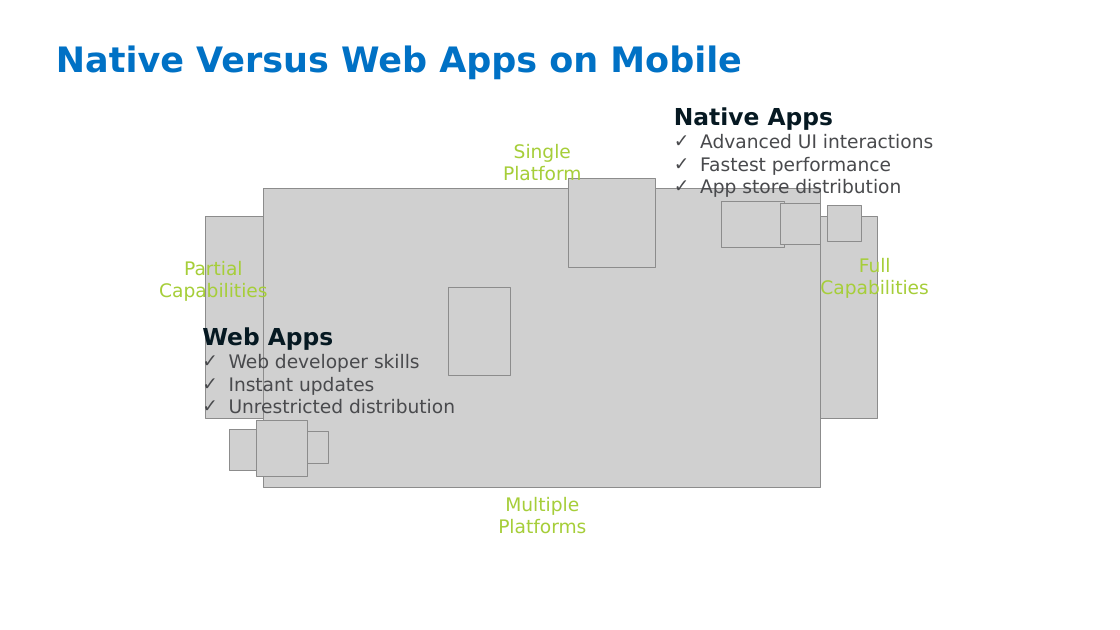
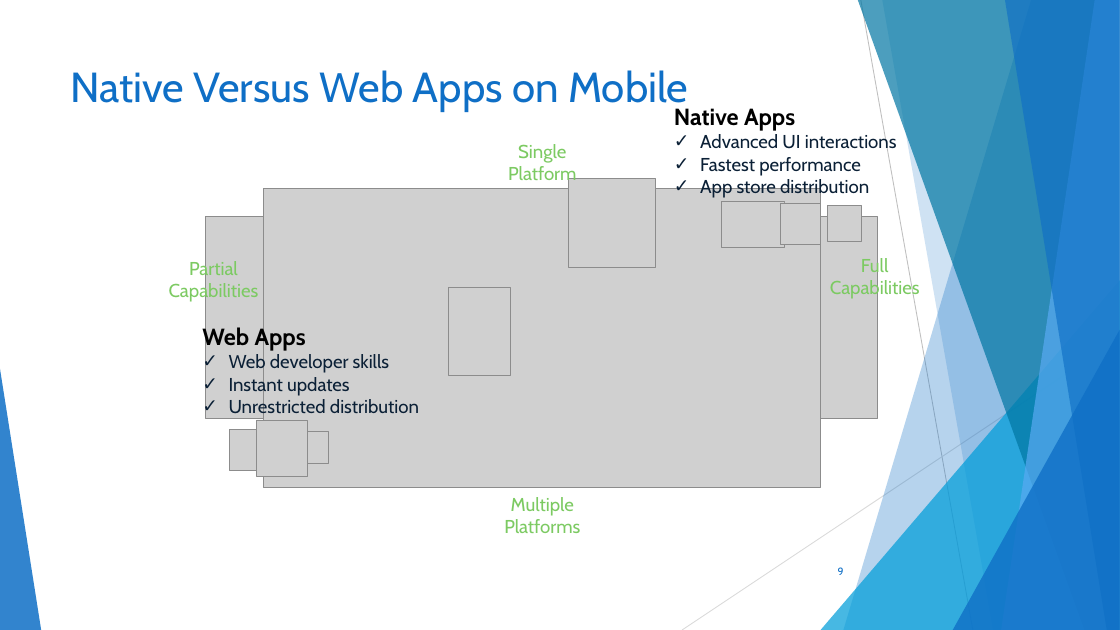
Before and after one commit to elvin-n/itforum2014, a slide deck: slide 9 of Intel_XDK.pptx. Drawn at 1120x630 pixels with LibreOffice and Linux fonts; fonts in the diff are those of the drawing; grey boxes stand for pictures; background and template pictures are left out. Boxes give left, top, right and bottom in pixels: in the first picture for what was removed or moved away, otherwise in the second. Text is boxed around its words. In the diff, an @@ line names an element or a change of style, - is before the commit and + after.

Commit message:
changed the foils design

```diff
--- a/Intel_XDK.pptx
+++ b/Intel_XDK.pptx
@@ title "Native Versus Web Apps on ..." moved from (x1=56, y1=45, x2=742, y2=80) to (x1=71, y1=70, x2=688, y2=112) @@
@@ title "Native Versus Web Apps on ..." at (x1=71, y1=70, x2=688, y2=112): size 30 to 36 pt, font DejaVu Sans to Cabin, text colour #0071C5 to #0F6FC6, bold off @@
@@ text "Native Apps" at (x1=674, y1=108, x2=897, y2=199): font DejaVu Sans to Cabin; text colour #061922 to #000000 in "Native Apps"; text colour #494A4D to #0C2036 in "Advanced UI interactions", "Fastest performance", "App store distribution" @@
@@ font DejaVu Sans to Cabin, text colour #A6CE39 to #7CCA62 in 4 elements at (x1=508, y1=144, x2=576, y2=185), (x1=169, y1=259, x2=259, y2=303), (x1=504, y1=497, x2=580, y2=533), (x1=830, y1=257, x2=920, y2=300) @@
@@ text "Web Apps" at (x1=202, y1=325, x2=419, y2=419): font DejaVu Sans to Cabin; text colour #061922 to #000000 in "Web Apps"; text colour #494A4D to #0C2036 in "Web developer skills", "Instant updates", "Unrestricted distribution" @@
@@ group added at (x1=0, y1=0, x2=1120, y2=630): 5 freeform shapes, 3 triangles, 2 lines @@
@@ page number moved from (x1=55, y1=589, x2=261, y2=615) to (x1=838, y1=567, x2=844, y2=575) @@
@@ page number at (x1=838, y1=567, x2=844, y2=575): size 10 to 9 pt, font DejaVu Sans to Cabin, text colour #FFFFFF to #0F6FC6; alignment left to right; vertical alignment top to middle @@
@@ text removed at (x1=818, y1=597, x2=1048, y2=620) @@
-Software and Services Group
```
Also in this commit, not shown: 40 other slides changed.
